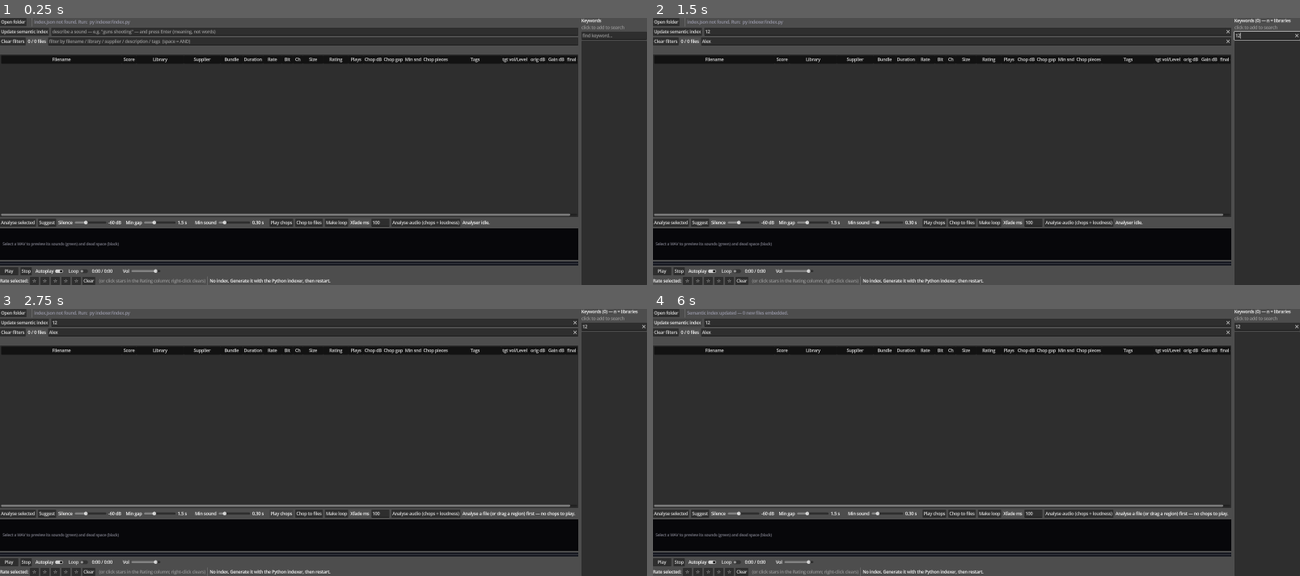
Above: before the commit, frames 1-4 (two rows, left to right).
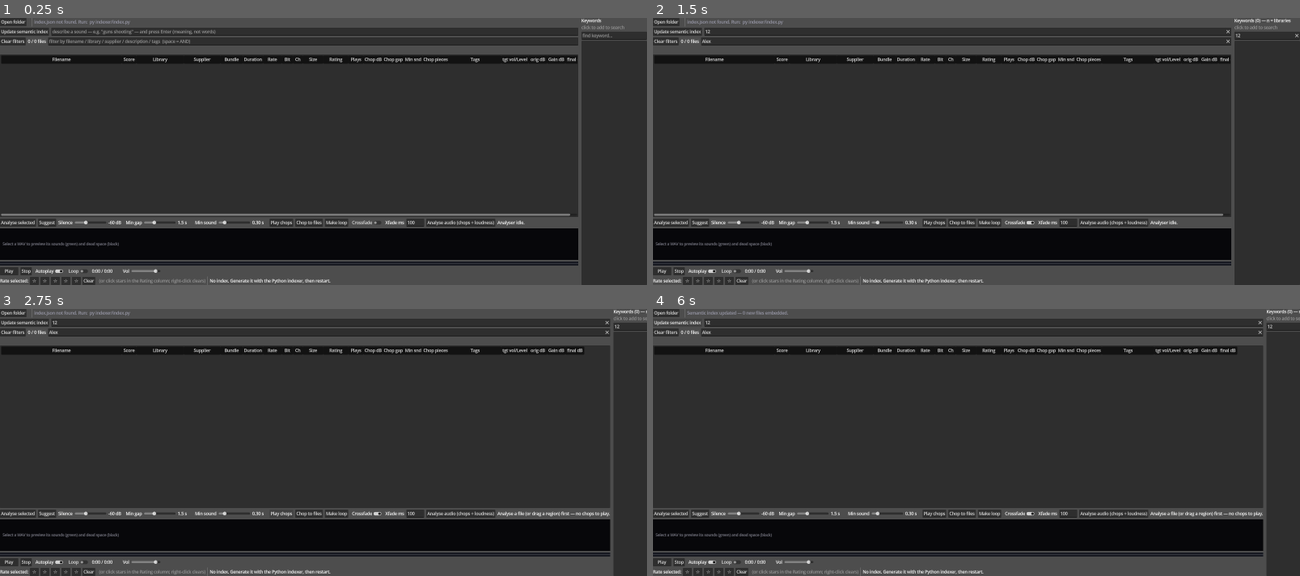
Above: after the commit, the same moments.

Repository: benedictcarter/sound_lib
Game: Godot game, scene res://main.tscn
The game is run twice, just before and just after one commit, with the same random seed, the same clock (stepped at 60 frames per second) and the same inputs.
Inputs (mouse positions are in pixels of both pictures, inside the frame that each line leads up to):
- Up to frame 1 (0.25 s): no input
- Up to frame 2 (1.5 s): click (970, 31) at 0.52 s; type "12" at 0.6 s; click (963, 42) at 0.75 s; type "Alex" at 0.83 s; click (1267, 36) at 0.98 s; type "12" at 1.07 s; click (1021, 223) at 1.25 s, where only the run after the commit has a clickable "Crossfade"
- Up to frame 3 (2.75 s): click "Play chops" at 2 s
- Up to frame 4 (6 s): click "Play chops" at 2.75 s; click "Play" at 3.5 s; click "Play" at 4.25 s; click "Open folder" at 5 s; click "Update semantic index" at 5.75 s

The runs differ from the first frame. In frame 1, 0.4% of the frame differs, in the area x 54-82%, y 75-79%; in frame 2, 0.5%; in frame 3, 3.6%, in the area x 0-100%, y 0-100%; in frame 4, 3.6%.

Commit message:
In-memory crossfade loop preview (no disk litter)
New 'Crossfade' toggle + the existing 'Xfade ms' field now drive a live preview:
with Crossfade on, Play chops on a SINGLE region builds the seamless crossfaded
loop IN MEMORY (_build_xfade_loop_stream — the same equal-power overlap-add as
loopify.py, per-sample mixing only over the L-frame overlap via decode_s16/
encode_s16, the middle a fast byte slice) and loops it natively. Nothing is
written, so you can experiment freely. _on_xfade_changed rebuilds the live preview
when you toggle Crossfade or press Enter in Xfade ms, and re-dragging the region
already rebuilds it — so the preview is exactly what Make loop would bake (same
crossfade length + equal-power curve). Now-playing label shows 'crossfaded loop'.

Co-Authored-By: Claude Opus 4.8 <noreply@anthropic.com>

Diff:
--- a/app/main.gd
+++ b/app/main.gd
@@ -421,7 +421,8 @@
 var _loop_thread: Thread = null
 var _loop_busy: bool = false
 var _loop_btn: Button
-var _xfade_edit: LineEdit               # crossfade length (ms) for Make loop
+var _xfade_chk: CheckButton             # preview the region as a crossfaded loop
+var _xfade_edit: LineEdit               # crossfade length (ms) for preview + Make loop
 var _loop_spec_path: String = ""
 var _loop_result_path: String = ""
 
@@ -1268,14 +1269,23 @@
 	_loop_btn.pressed.connect(_make_loop)
 	bar.add_child(_loop_btn)
 
+	_xfade_chk = CheckButton.new()
+	_xfade_chk.text = "Crossfade"
+	_xfade_chk.tooltip_text = "Preview the selected region as a SEAMLESS crossfaded " \
+		+ "loop (in memory — nothing written). Turn Loop on and press Play chops to " \
+		+ "audition; tweak Xfade ms (Enter) and re-drag the region to experiment."
+	_xfade_chk.toggled.connect(_on_xfade_changed)
+	bar.add_child(_xfade_chk)
+
 	var xlab := Label.new()
 	xlab.text = "Xfade ms"
 	bar.add_child(xlab)
 	_xfade_edit = LineEdit.new()
 	_xfade_edit.text = "100"
 	_xfade_edit.custom_minimum_size = Vector2(48, 0)
-	_xfade_edit.tooltip_text = "Crossfade length in milliseconds for Make loop " \
-		+ "(longer = smoother but blends more of the ends)."
+	_xfade_edit.tooltip_text = "Crossfade length in milliseconds for the loop preview " \
+		+ "and Make loop (longer = smoother but blends more of the ends). Enter applies."
+	_xfade_edit.text_submitted.connect(func(_t): _on_xfade_changed(true))
 	bar.add_child(_xfade_edit)
 
 	_sg_btn = Button.new()
@@ -3019,8 +3029,13 @@
 	_play_btn.text = "Pause"
 	var npieces := _effective_segments().size()    # WYSIWYG: the GREEN pieces actually played
 	var fn := String(_an_rec.get("filename", ""))
-	_now_label.text = ("Playing region:  %s" % fn if (_graph.has_manual_sel() and npieces == 1)
-		else "Playing %d chops (1 s gaps):  %s" % [npieces, fn])
+	var xfade_on: bool = _xfade_chk and _xfade_chk.button_pressed and npieces == 1
+	if xfade_on:
+		_now_label.text = "Playing crossfaded loop (%s ms):  %s" % [_xfade_edit.text.strip_edges(), fn]
+	elif _graph.has_manual_sel() and npieces == 1:
+		_now_label.text = "Playing region:  %s" % fn
+	else:
+		_now_label.text = "Playing %d chops (1 s gaps):  %s" % [npieces, fn]
 
 
 # Concatenate the loaded WAV's pieces (segment frames -> samples) with 1 s of
@@ -3038,11 +3053,16 @@
 	var sr := stream.mix_rate
 	var data := stream.data
 	var total := data.size() / frame_bytes
+	var segs := _effective_segments()
+	# Crossfade preview: a SINGLE region baked (in memory) into a seamless loop —
+	# the same equal-power overlap-add as loopify.py, so the preview == Make loop.
+	if _xfade_chk and _xfade_chk.button_pressed and segs.size() == 1:
+		return _build_xfade_loop_stream(stream, segs[0], bps, ch, frame_bytes, sr, data, total)
 	var silence := PackedByteArray()
 	silence.resize(int(sr) * frame_bytes)        # 1 s of zeros (= silence, signed PCM)
 	var out := PackedByteArray()
 	var first := true
-	for s in _effective_segments():
+	for s in segs:
 		var a := clampi(int(round(float(s[0]) * _an_frame_s * sr)), 0, total)
 		var b := clampi(int(round(float(s[1]) * _an_frame_s * sr)), 0, total)
 		if b <= a:
@@ -3059,6 +3079,56 @@
 	sw.stereo = stream.stereo
 	sw.data = out
 	return sw
+
+
+# In-memory equal-power crossfade loop of ONE region (mirror of loopify.crossfade_
+# loop): tail (L frames) faded out + blended over the head (faded in), then the
+# untouched middle. Result length = N − L and wraps seamlessly. Per-sample mixing
+# is only over the L overlap (cheap); the middle is a fast byte slice.
+func _build_xfade_loop_stream(stream: AudioStreamWAV, seg: Array, bps: int, ch: int,
+		frame_bytes: int, sr: int, data: PackedByteArray, total: int) -> AudioStreamWAV:
+	var a := clampi(int(round(float(seg[0]) * _an_frame_s * sr)), 0, total)
+	var b := clampi(int(round(float(seg[1]) * _an_frame_s * sr)), 0, total)
+	if b <= a:
+		return null
+	var n := b - a
+	var xfade_ms := maxf(0.0, _xfade_edit.text.strip_edges().to_float())
+	var L := clampi(int(round(xfade_ms / 1000.0 * sr)), 0, n / 2)
+	var out := PackedByteArray()
+	if L > 0:
+		out.resize(L * frame_bytes)              # the blended head; written below
+		for i in range(L):
+			var t := float(i) / float(L)
+			var g_in := sin(t * PI / 2.0)        # equal power (constant power blend)
+			var g_out := cos(t * PI / 2.0)
+			for c in range(ch):
+				var head_off := (a + i) * frame_bytes + c * bps
+				var tail_off := (a + n - L + i) * frame_bytes + c * bps
+				var dst := (i * ch + c) * bps
+				if bps == 2:
+					var hs := data.decode_s16(head_off)
+					var ts := data.decode_s16(tail_off)
+					out.encode_s16(dst, clampi(int(round(g_out * ts + g_in * hs)), -32768, 32767))
+				else:                            # signed 8-bit
+					var hs8 := data[head_off] - (256 if data[head_off] > 127 else 0)
+					var ts8 := data[tail_off] - (256 if data[tail_off] > 127 else 0)
+					out[dst] = clampi(int(round(g_out * ts8 + g_in * hs8)), -128, 127) & 0xff
+	# untouched middle: frames [a+L, a+n-L)
+	out.append_array(data.slice((a + L) * frame_bytes, (a + n - L) * frame_bytes))
+	if out.is_empty():
+		return null
+	var sw := AudioStreamWAV.new()
+	sw.format = stream.format
+	sw.mix_rate = sr
+	sw.stereo = stream.stereo
+	sw.data = out
+	return sw
+
+
+# Crossfade option / Xfade ms changed — rebuild the live preview if one is playing.
+func _on_xfade_changed(_v: Variant = null) -> void:
+	if _playing_chops and not _effective_segments().is_empty():
+		_play_chops()
 
 
 # Live feedback as the region is dragged (status text + green repaint happens in
Not shown, changed: CLAUDE.md
